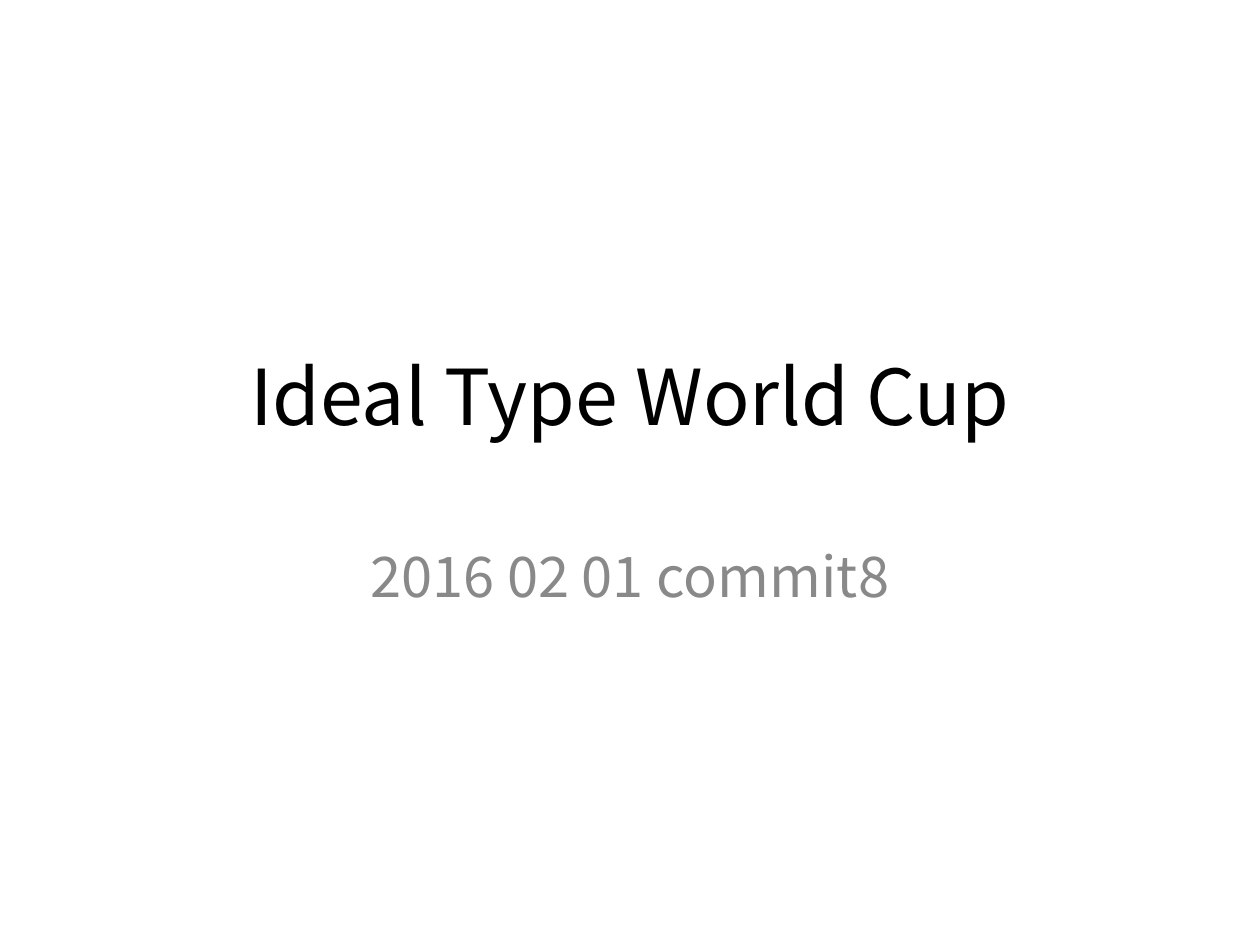
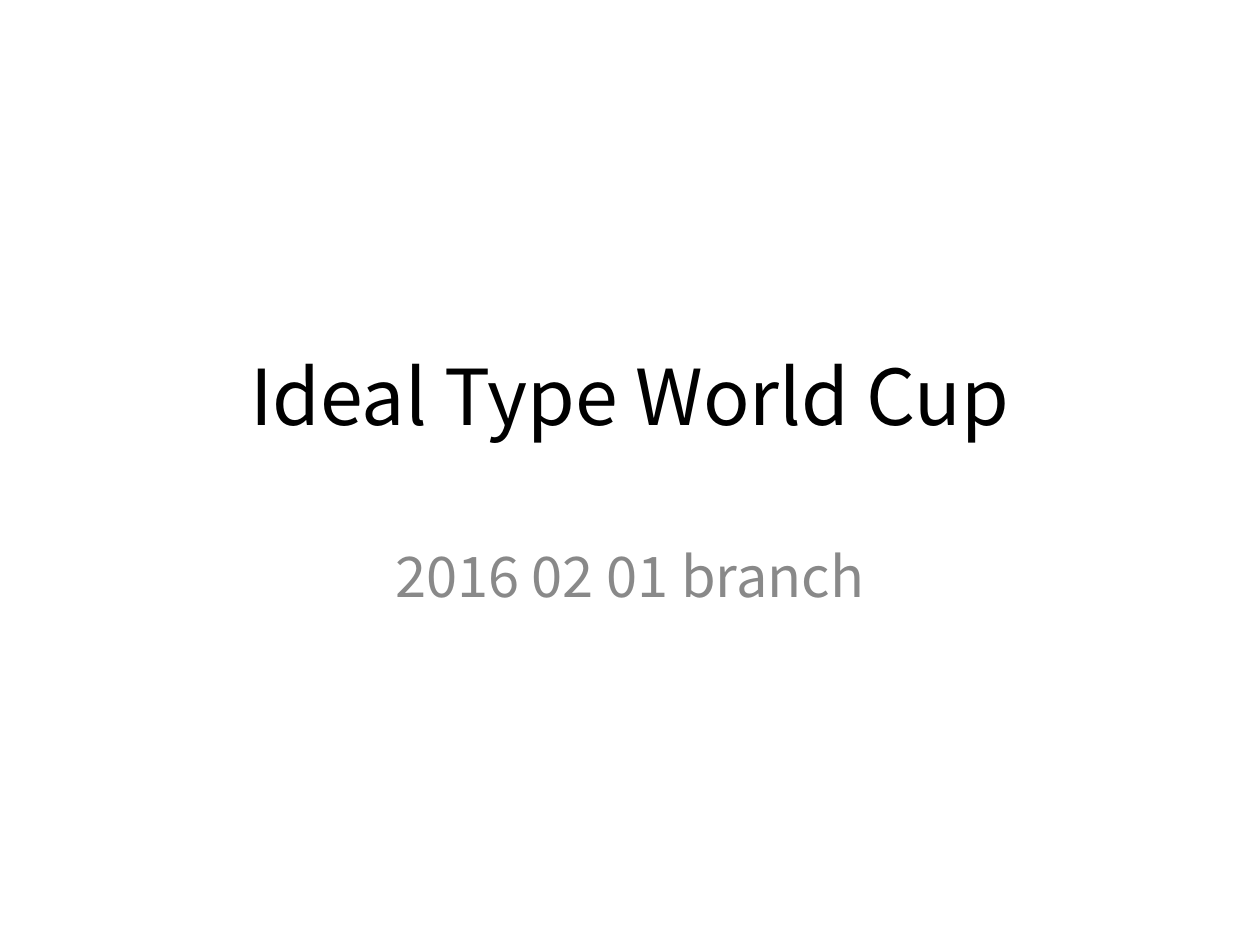
Before and after one commit to wwtrembling/ITW, a slide deck: slide 1 of 명세서.ppt. Drawn at 1260x945 pixels with LibreOffice and Linux fonts; fonts in the diff are those of the drawing. Boxes give left, top, right and bottom in pixels: in the first picture for what was removed or moved away, otherwise in the second. Text is boxed around its words. In the diff, an @@ line names an element or a change of style, - is before the commit and + after.

Commit message:
brach1

```diff
--- a/명세서.ppt
+++ b/명세서.ppt
@@ subtitle at <box>395,552,864,598</box>: text changed @@
-2016 02 01 commit8
+2016 02 01 branch
```
